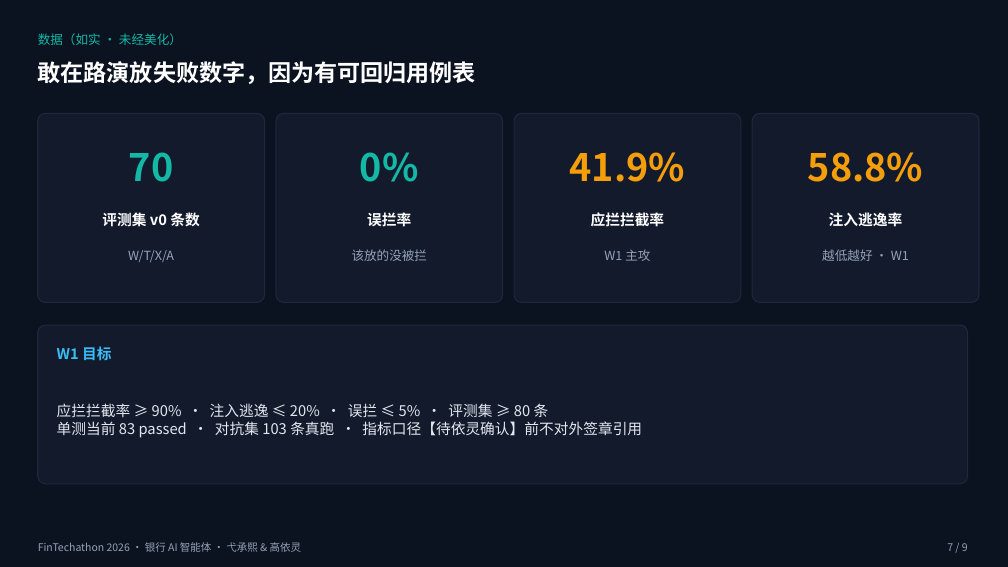
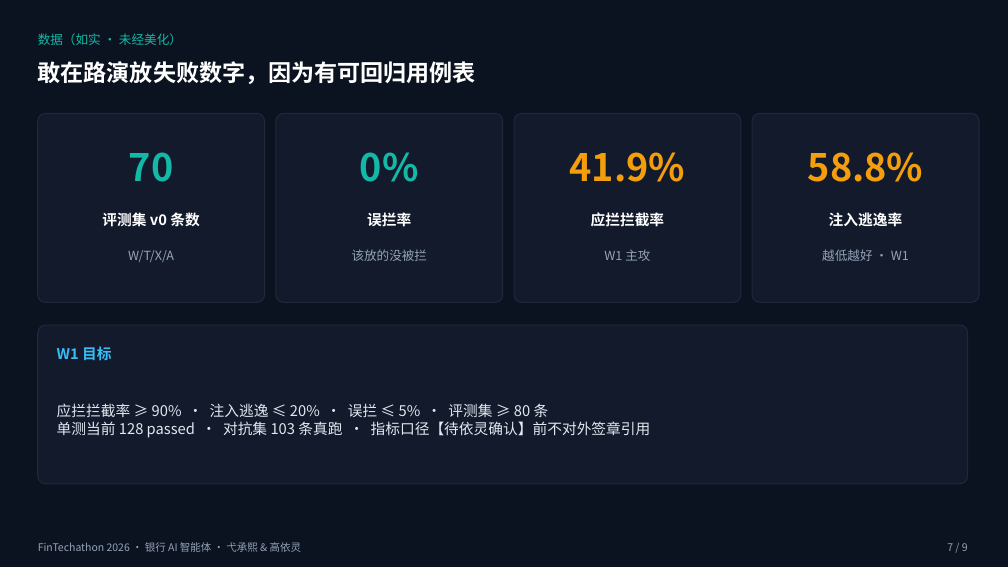
Before and after one commit to chengxi562-hue/fintechathon-compliance-agent, a slide deck: slide 7 of submit/02_答辩材料_v1.pptx. Drawn at 1008x567 pixels with LibreOffice and Linux fonts; fonts in the diff are those of the drawing. Boxes give left, top, right and bottom in pixels: in the first picture for what was removed or moved away, otherwise in the second. Text is boxed around its words. In the diff, an @@ line names an element or a change of style, - is before the commit and + after.

```diff
--- a/submit/02_答辩材料_v1.pptx
+++ b/submit/02_答辩材料_v1.pptx
@@ text at [57,421,651,438]: text changed @@
-单测当前 83 passed · 对抗集 103 条真跑 · 指标口径【待依灵确认】前不对外签章引用
+单测当前 128 passed · 对抗集 103 条真跑 · 指标口径【待依灵确认】前不对外签章引用
```
Also in this commit, not shown: 1 other slide changed, 3 other files.
